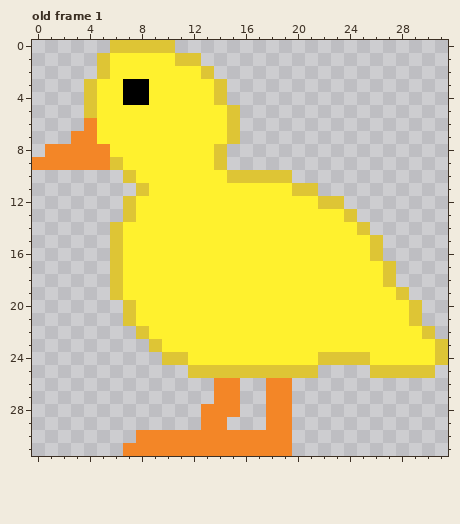
Pixel-art file: assets/images/duckling.aseprite. The first picture shows the starting point.
32x32 pixels, 4 frames. Shown: old frame 1. The commit also changed other frames, which this record leaves out.
Now the later version:
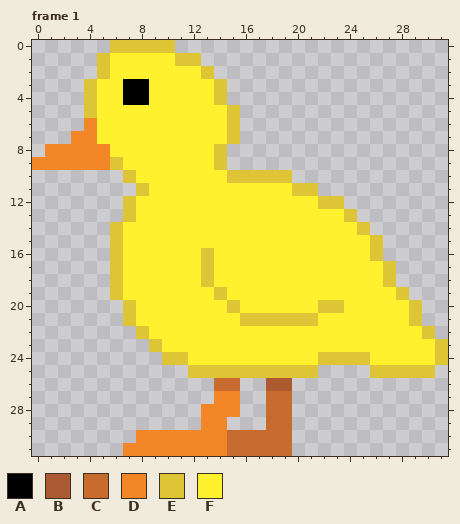
Palette (. is transparent): A #000000  B #ab5a32  C #c76b2e  D #f38627  E #dec535  F #fff12e
A new or re-ordered frame is compared with the old frame closest to it.
Edits made:
frames 4 -> 8
--- frame 1 is new; against old frame 1
@@ x 11..25 @@
 15 FFFFFFFFFFFFFFF
-16 FFFFFFFFFFFFFFF
-17 FFFFFFFFFFFFFFF
-18 FFFFFFFFFFFFFFF
-19 FFFFFFFFFFFFFFF
-20 FFFFFFFFFFFFFFF
-21 FFFFFFFFFFFFFFF
+16 FFEFFFFFFFFFFFF
+17 FFEFFFFFFFFFFFF
+18 FFEFFFFFFFFFFFF
+19 FFFEFFFFFFFFFFF
+20 FFFFEFFFFFFEEFF
+21 FFFFFEEEEEEFFFF
 22 FFFFFFFFFFFFFFF
@@ x 12..21 @@
 25 EEEEEEEEEE
-26 ..DD..DD..
-27 ..DD..DD..
-28 .DDD..DD..
-29 .DD...DD..
-30 DDDDDDDD..
-31 DDDDDDDD..
+26 ..CC..BB..
+27 ..DD..CC..
+28 .DDD..CC..
+29 .DD...CC..
+30 DDDCCCCC..
+31 DDDCCCCC..
Pixel boxes of the changes (left, top, right, bottom) in both pictures:
changed: (201, 248, 344, 456)
